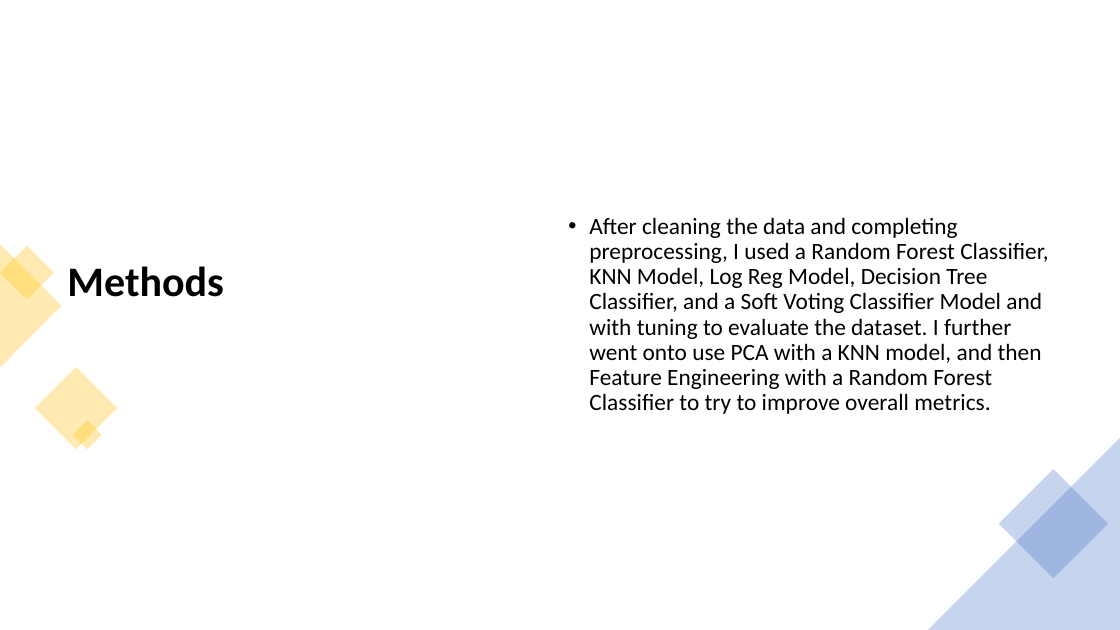
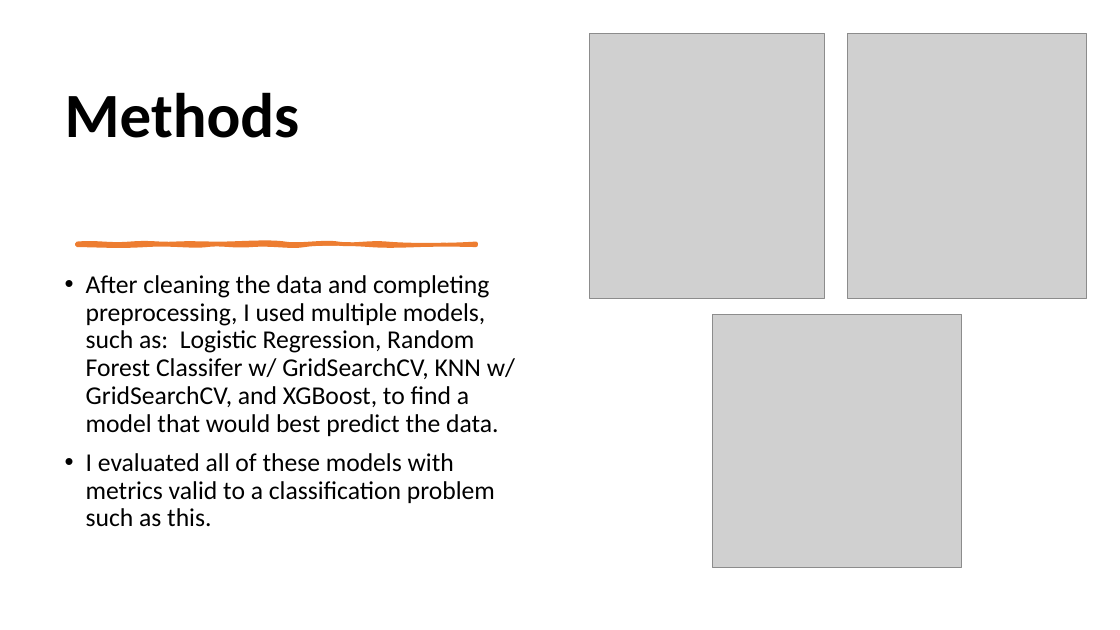
Before and after one commit to Pharmasith/Project_Stroke_Prediction_Model, a slide deck: slide 4 of StrokeSlides.pptx. Drawn at 1120x630 pixels with LibreOffice and Linux fonts; fonts in the diff are those of the drawing; grey boxes stand for pictures. Boxes give left, top, right and bottom in pixels: in the first picture for what was removed or moved away, otherwise in the second. Text is boxed around its words. In the diff, an @@ line names an element or a change of style, - is before the commit and + after.

```diff
--- a/StrokeSlides.pptx
+++ b/StrokeSlides.pptx
@@ title "Methods": place and size @@
-title "Methods" at (67, 266, 223, 297)
+title "Methods" at (65, 92, 300, 138)
@@ title "Methods" at (65, 92, 300, 138): size 36 to 54 pt; vertical alignment middle to bottom @@
@@ picture added at (590, 34, 824, 298) @@
@@ picture added at (848, 34, 1087, 298) @@
@@ freeform shape removed at (0, 244, 61, 367) @@
@@ rectangle removed at (0, 246, 54, 300) @@
@@ text "After cleaning the data and ..." at (86, 275, 515, 527): vertical alignment middle to top @@
@@ freeform shape added at (77, 244, 476, 245), fill #ED7D31, outline #ED7D31 3.25 pt @@
@@ text at (86, 275, 515, 527): text changed; size 20 to 22 pt @@
-• After cleaning the data and completing preprocessing, I used a Random Forest Classifier, KNN Model, Log Reg Model, Decision Tree Classifier, and a Soft Voting Classifier Model and with tuning to evaluate the dataset. I further went onto use PCA with a KNN model, and then Feature Engineering with a Random Forest Classifier to try to improve overall metrics.
+• After cleaning the data and completing preprocessing, I used multiple models, such as: Logistic Regression, Random Forest Classifer w/ GridSearchCV, KNN w/ GridSearchCV, and XGBoost, to find a model that would best predict the data.
+• I evaluated all of these models with metrics valid to a classification problem such as this.
@@ picture added at (712, 315, 962, 568) @@
@@ rectangle removed at (35, 367, 117, 449) @@
@@ rectangle removed at (72, 420, 102, 450) @@
@@ triangle removed at (927, 437, 1120, 630) @@
@@ rectangle removed at (999, 469, 1108, 578) @@
```
Also in this commit, not shown: 4 other slides changed, 3 slides added, 3 slides removed.
